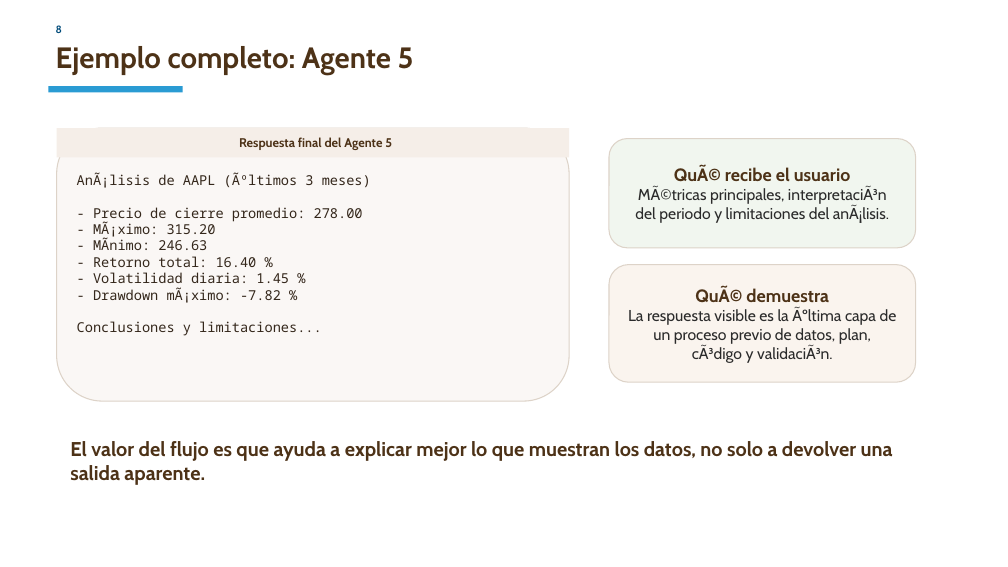
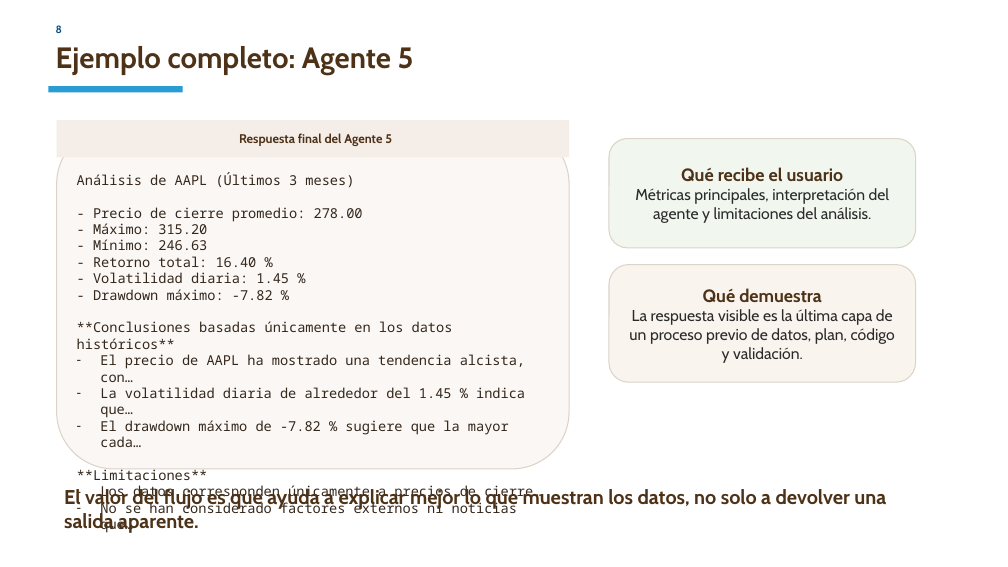
Before and after one commit to CarlosRuiz4102/tfm, a slide deck: slide 9 of docs/presentacion_tfm_15min_v4.pptx. Drawn at 1008x567 pixels with LibreOffice and Linux fonts; fonts in the diff are those of the drawing. Boxes give left, top, right and bottom in pixels: in the first picture for what was removed or moved away, otherwise in the second. Text is boxed around its words. In the diff, an @@ line names an element or a change of style, - is before the commit and + after.

```diff
--- a/docs/presentacion_tfm_15min_v4.pptx
+++ b/docs/presentacion_tfm_15min_v4.pptx
@@ rectangle "Respuesta final del Agente 5": place and size @@
-rectangle "Respuesta final del Agente 5" at [57,128,569,157]
+rectangle "Respuesta final del Agente 5" at [57,120,569,157]
@@ rounded rectangle: place and size @@
-rounded rectangle at [57,128,569,401]
+rounded rectangle at [57,127,569,470]
@@ text at [77,172,541,534]: text changed @@
-AnÃ¡lisis de AAPL (Ãºltimos 3 meses)
-- Precio de cierre promedio: 278.00
-- MÃ¡ximo: 315.20
-- MÃnimo: 246.63
-- Retorno total: 16.40 %
-- Volatilidad diaria: 1.45 %
-- Drawdown mÃ¡ximo: -7.82 %
-Conclusiones y limitaciones...
+Análisis de AAPL (Últimos 3 meses)
+- Precio de cierre promedio: 278.00
+- Máximo: 315.20
+- Mínimo: 246.63
+- Retorno total: 16.40 %
+- Volatilidad diaria: 1.45 %
+- Drawdown máximo: -7.82 %
+**Conclusiones basadas únicamente en los datos históricos**
+– El precio de AAPL ha mostrado una tendencia alcista, con…
+– La volatilidad diaria de alrededor del 1.45 % indica que…
+– El drawdown máximo de -7.82 % sugiere que la mayor cada…
+**Limitaciones**
+– Los datos corresponden únicamente a precios de cierre…
+– No se han considerado factores externos ni noticias que…
@@ text in rounded rectangle at [635,167,890,223]: text changed @@
-QuÃ© recibe el usuario
-MÃ©tricas principales, interpretaciÃ³n del periodo y limitaciones del anÃ¡lisis.
+Qué recibe el usuario
+Métricas principales, interpretación del agente y limitaciones del análisis.
@@ text in rounded rectangle at [629,288,895,363]: text changed @@
-QuÃ© demuestra
-La respuesta visible es la Ãºltima capa de un proceso previo de datos, plan, cÃ³digo y validaciÃ³n.
+Qué demuestra
+La respuesta visible es la última capa de un proceso previo de datos, plan, código y validación.
@@ text "El valor del flujo es ...": place and size @@
-text "El valor del flujo es ..." at [70,441,893,485]
+text "El valor del flujo es ..." at [64,487,886,533]
```
Also in this commit, not shown: 6 other slides changed, 2 slides added, 2 slides removed, 4 other files.
